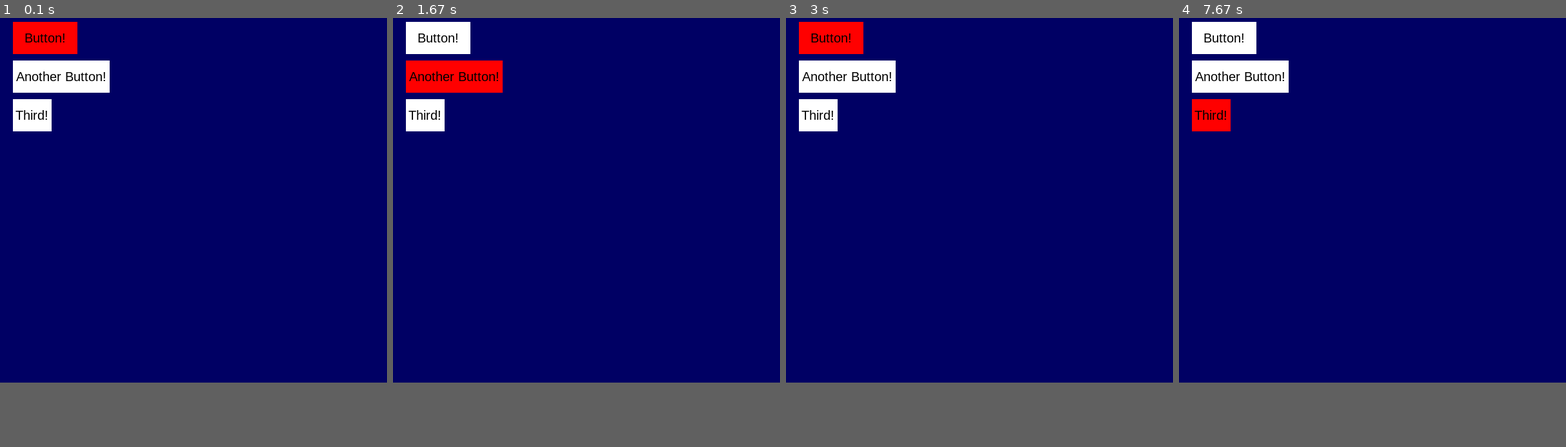
Above: before the commit, frames 1-4 (left to right).
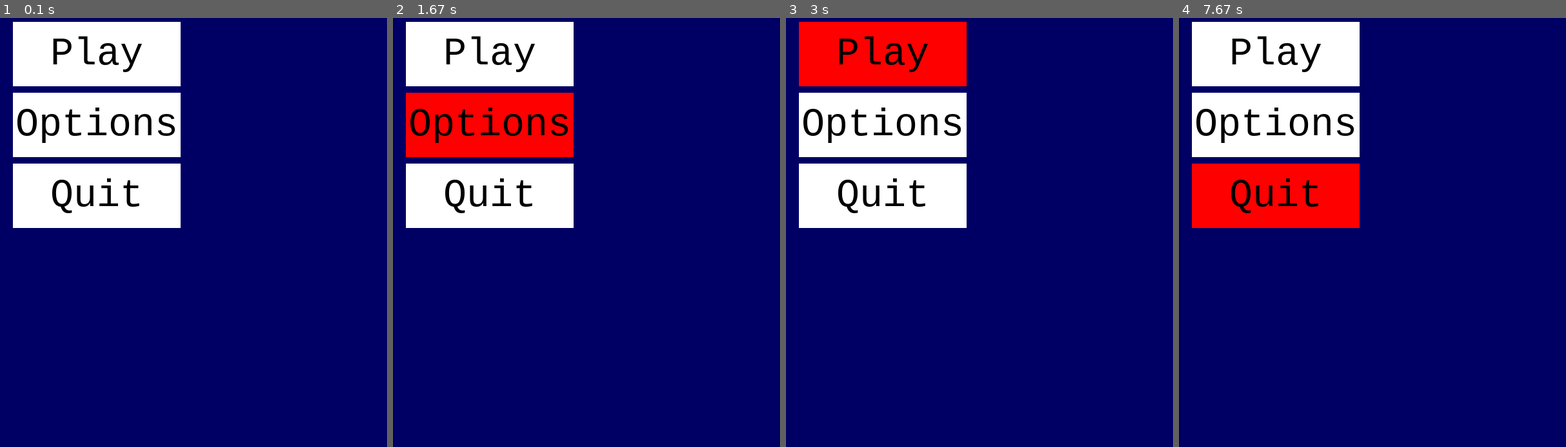
Above: after the commit, the same moments.

Repository: shanemcdo/PyTetrisV2
Game: pygame game, started from pytetris.py
The game is run twice, just before and just after one commit, with the same random seed, the same clock (stepped at 60 frames per second) and the same inputs.
Inputs:
- Up to frame 1 (0.1 s): no input
- Up to frame 2 (1.67 s): hold Right 0.33-0.8 s; hold Up 0.83-1.13 s; hold Right 1.17-1.63 s
- Up to frame 3 (3 s): hold Left 1.67-2.2 s; hold Down 2.23-2.53 s; hold Left 2.57-2.97 s
- Up to frame 4 (7.67 s): hold Up 3-3.37 s; hold Right 3.4-4.03 s; hold Down 4.07-4.43 s; hold Left 4.47-4.93 s; hold Right 4.97-5.43 s; hold Up 5.47-5.77 s; hold Right 5.8-6.27 s; hold Left 6.3-6.83 s; hold Down 6.87-7.17 s; hold Left 7.2-7.6 s; hold Up from 7.63 s (still down)
In our replay, the window is 600x600 before the commit and 600x700 after it. These sizes can differ from the game's own. Grey fills any space a smaller window leaves; there, only what the larger window draws over its background counts as a difference.

The runs differ from the first frame. In frame 1, 18% of the frame differs, in the area x 3-47%, y 0-49%; in frame 2, 19%; in frame 3, 18%; in frame 4, 18%.

Commit message:
Create MainMenu

Diff:
--- a/game_screens.py
+++ b/game_screens.py
@@ -78,15 +78,10 @@
     e.g.: Main menu, Pause menu, Options
     """
 
-    def __init__(self, screen :pygame.Surface, window_size: Point, frame_rate: int = 30):
+    def __init__(self, screen: pygame.Surface, window_size: Point, frame_rate: int = 30):
         super().__init__(screen, window_size, frame_rate)
-        self.buttons = [
-                Button(lambda: print(1), 'Button!', Rect(20, 40, 100, 50), pygame.font.SysFont('arial', 20)),
-                Button(lambda: print(2), 'Another Button!', Rect(20, 100, 150, 50), pygame.font.SysFont('arial', 20)),
-                Button(lambda: print(3), 'Third!', Rect(20, 160, 60, 50), pygame.font.SysFont('arial', 20)),
-                ]
+        self.buttons = []
         self.button_index = 0
-        self.buttons[self.button_index].highlight = True
 
     def keyboard_input(self, event: pygame.event.Event):
         if event.key == K_UP or event.key == K_RIGHT or event.key == K_DOWN or event.key == K_LEFT:
--- a/pytetris.py
+++ b/pytetris.py
@@ -3,9 +3,22 @@
 from collections import namedtuple
 from game_screens import Point, Button, GameScreen, MenuScreen
 
+class MainMenu(MenuScreen):
+    """The main menu of a pygame application"""
+
+    def __init__(self, screen: pygame.Surface, window_size: Point, frame_rate: int = 30):
+        super().__init__(screen, window_size, frame_rate)
+        # lucidaconsole, lucidasans, agencyfb, copperplategothic, dubairegualar
+        self.button_font = pygame.font.SysFont('lucidaconsole', 60)
+        self.buttons = [
+            Button(lambda: print('Play'), 'Play', Rect(20, 40, 260, 100), self.button_font),
+            Button(lambda: print('Options'), 'Options', Rect(20, 150, 260, 100), self.button_font),
+            Button(sys.exit, 'Quit', Rect(20, 260, 260, 100), self.button_font),
+            ]
+
 if __name__ == "__main__":
     pygame.init()
-    size = Point(600, 600)
+    size = Point(600, 700)
     screen = pygame.display.set_mode(size)
-    game = MenuScreen(screen, size)
-    game.run()
+    menu = MainMenu(screen, size)
+    menu.run()
